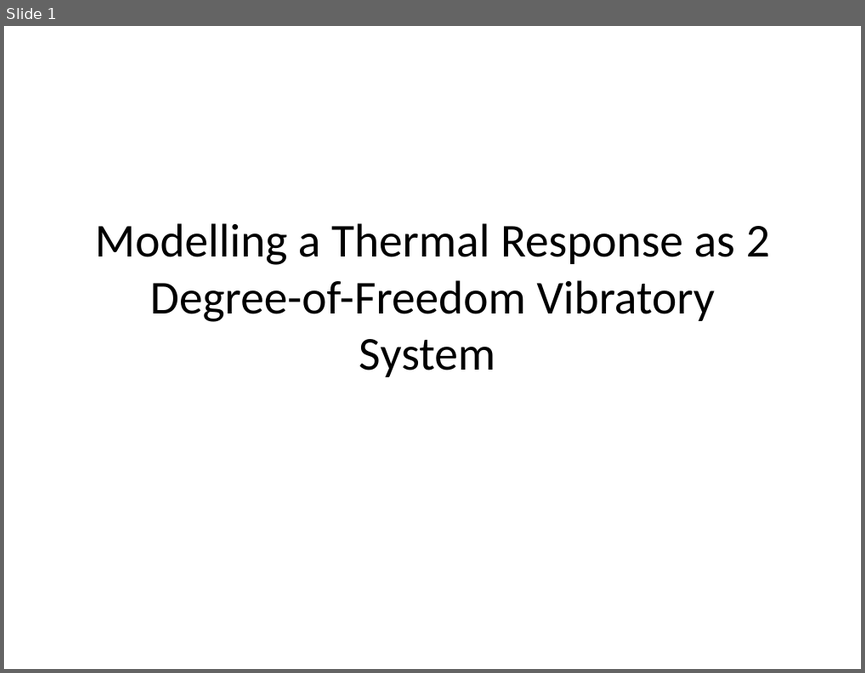
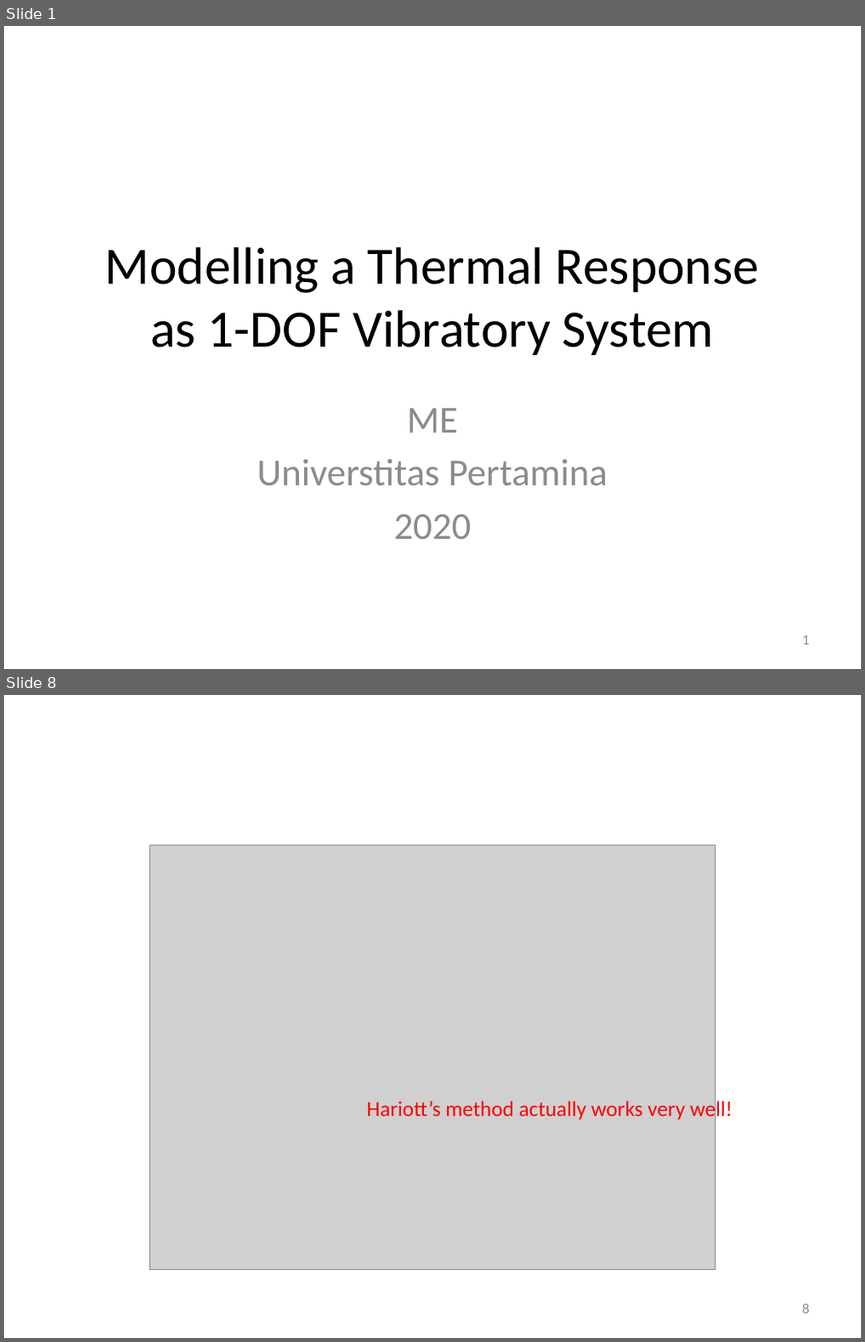
Before and after one commit to auralius/up_temperature_control_device, a slide deck: Activities/Presentations/SOPDT Optimization.pptx. Shown one above the other, each under a label of ours: slide 1 before the commit, slides 1 and 8 after it; the slides between them are not shown. The pictures are 865x673 and 865x1342 pixels, drawn with LibreOffice and Linux fonts; fonts in the diff are those of the drawing; grey boxes stand for pictures. Boxes give left, top, right and bottom in pixels: in the first picture for what was removed or moved away, otherwise in the second. Text is boxed around its words. In the diff, an @@ line names an element or a change of style, - is before the commit and + after.

```diff
--- a/Activities/Presentations/SOPDT Optimization.pptx
+++ b/Activities/Presentations/SOPDT Optimization.pptx
@@ slide 8 added at (x1=4, y1=695, x2=861, y2=1338), background #FFFFFF @@
@@ picture added at (x1=149, y1=845, x2=715, y2=1269) @@
@@ text added at (x1=367, y1=1098, x2=732, y2=1121), 18 pt, text #FF0000 @@
+Hariott’s method actually works very well!
@@ page number added at (x1=802, y1=1303, x2=809, y2=1313), 12 pt, text #8C8C8C @@
+8
@@ slide 1 changed as well @@
@@ title at (x1=105, y1=247, x2=759, y2=355): text changed; size 39.6 to 44 pt @@
-Modelling a Thermal Response as 2 Degree-of-Freedom Vibratory System
+Modelling a Thermal Response as 1-DOF Vibratory System
@@ subtitle added at (x1=257, y1=408, x2=608, y2=539), 32 pt, text #8C8C8C @@
+ME
+Universtitas Pertamina
+2020
@@ page number added at (x1=802, y1=635, x2=809, y2=644), 12 pt, text #8C8C8C @@
+1
```
Also in this commit, not shown: 9 other slides added, 5 slides removed.
